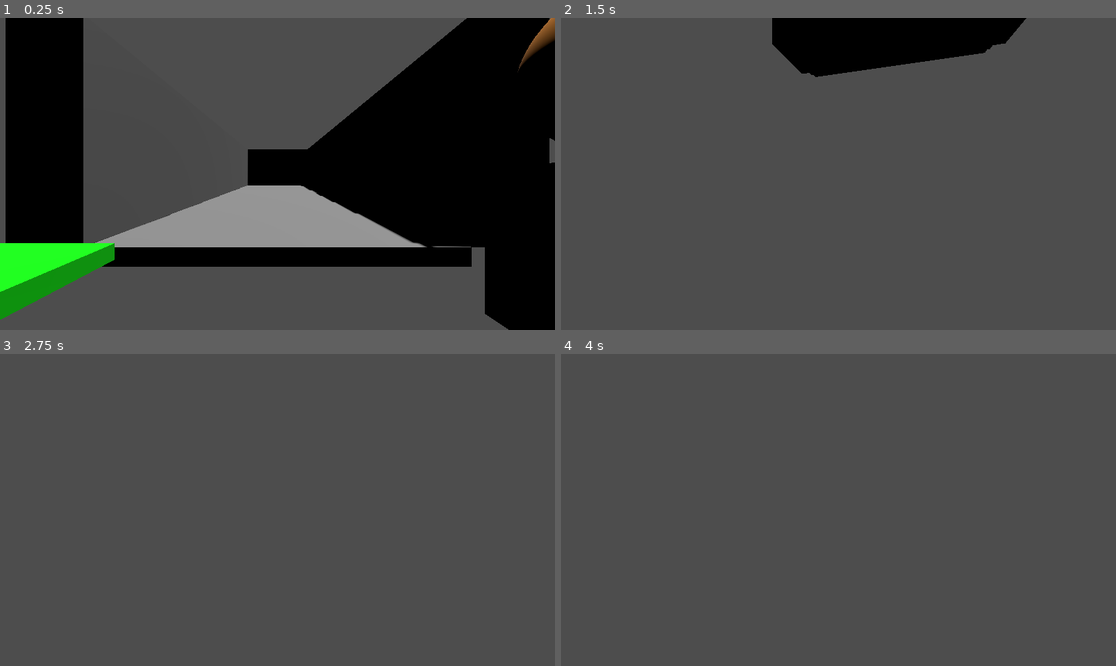
Above: before the commit, frames 1-4 (two rows, left to right).
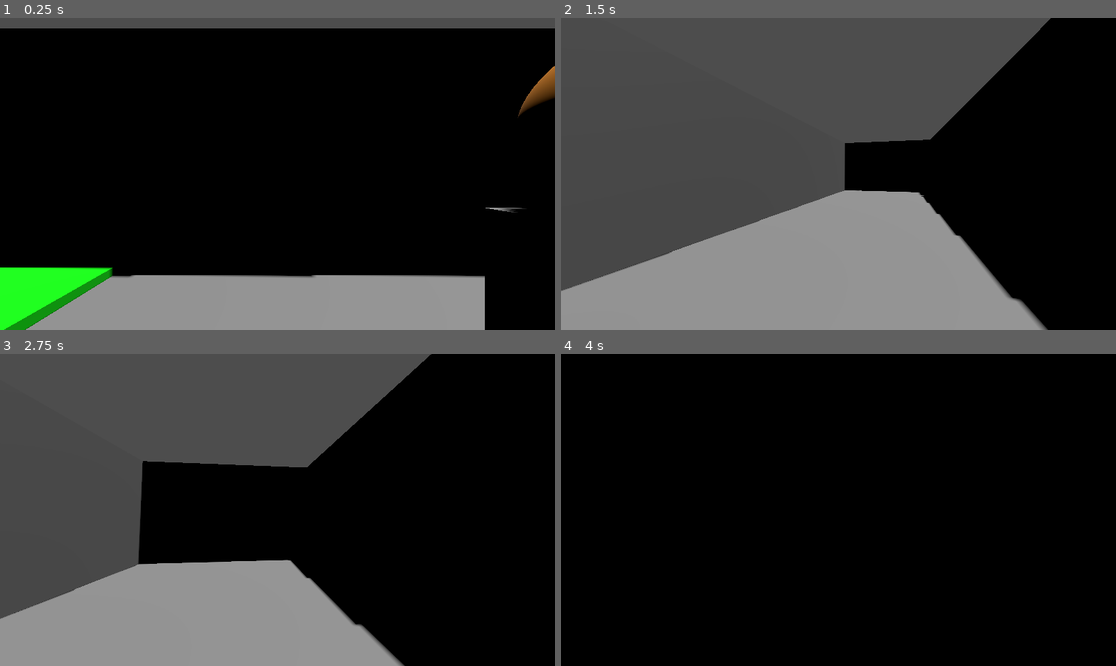
Above: after the commit, the same moments.

Repository: Joan986532/JamAFlot2026
Game: Godot game, scene res://scenes/main.tscn
The game is run twice, just before and just after one commit, with the same random seed, the same clock (stepped at 60 frames per second) and the same inputs.
Inputs (mouse positions are in pixels of both pictures, inside the frame that each line leads up to):
- Up to frame 1 (0.25 s): no input
- Up to frame 2 (1.5 s): tap Enter (ui_accept) at 0.5, 0.77 s; move the mouse to (866, 174) at 0.52 s; press the mouse at (866, 174) at 0.53 s; hold W (input_forward) from 0.53 s (still down); move the mouse to (810, 174) at 1.27 s; release the mouse at (810, 174) at 1.28 s; click (810, 174) at 1.35 s
- Up to frame 3 (2.75 s): keep holding W (input_forward); tap Enter (ui_accept) at 1.52 s; move the mouse to (288, 503) at 2.02 s; press the mouse at (288, 503) at 2.03 s
- Up to frame 4 (4 s): keep holding W (input_forward); move the mouse to (832, 516) at 2.77 s; release the mouse at (832, 516) at 2.78 s; click (832, 516) at 2.85 s; tap Enter (ui_accept) at 3.02, 3.77 s; move the mouse to (877, 513) at 3.52 s; press the mouse at (877, 513) at 3.53 s

The runs differ from the first frame. In frame 1, 56% of the frame differs, in the area x 0-100%, y 0-100%; in frame 2, 59%; in frame 3, 66%; in frame 4, 100%.

Commit message:
add corridor

Diff:
--- a/jam-a-flot-godot/scenes/corridor.tscn
+++ b/jam-a-flot-godot/scenes/corridor.tscn
@@ -1,10 +1,10 @@
 [gd_scene format=3 uid="uid://b72x6grkqaaoa"]
 
 [sub_resource type="BoxShape3D" id="BoxShape3D_f1tnb"]
-size = Vector3(15, 0.253, 5)
+size = Vector3(16, 0.253, 5)
 
 [sub_resource type="BoxMesh" id="BoxMesh_36trf"]
-size = Vector3(15, 0.25, 5)
+size = Vector3(16, 0.25, 5)
 
 [sub_resource type="BoxShape3D" id="BoxShape3D_ffxv4"]
 size = Vector3(15, 3, 1)
--- a/jam-a-flot-godot/scenes/main.tscn
+++ b/jam-a-flot-godot/scenes/main.tscn
@@ -19,13 +19,13 @@
 transform = Transform3D(-0.9767772, -0.029975882, 0.21214998, 0.21185777, 0.01265289, 0.9772186, -0.031977292, 0.9994706, -0.0060084416, 0, 0, 0)
 shadow_enabled = true
 
-[node name="Room" parent="." unique_id=2124256174 instance_placeholder="res://scenes/room.tscn"]
+[node name="Room" parent="." unique_id=463186992 instance=ExtResource("1_0wfyh")]
 
 [node name="Room2" parent="." unique_id=500258555 instance=ExtResource("1_0wfyh")]
-transform = Transform3D(1, 0, 0, 0, 1, 0, 0, 0, 1, 0, 0, -20.587929)
+transform = Transform3D(-1, 0, -8.742278e-08, 0, 1, 0, 8.742278e-08, 0, -1, 0, 0, -20.587929)
 
-[node name="Corridor" parent="." unique_id=463186992 instance=ExtResource("3_tefeu")]
-transform = Transform3D(-4.371139e-08, 0, 1, 0, 1, 0, -1, 0, -4.371139e-08, 0, 0, -10.146082)
+[node name="Corridor" parent="." unique_id=1088568126 instance=ExtResource("3_tefeu")]
+transform = Transform3D(-4.371139e-08, 0, 1, 0, 1, 0, -1, 0, -4.371139e-08, 0, 0, -10.288575)
 
 [node name="CharacterBody3D" parent="." unique_id=434899216 instance=ExtResource("2_sugp2")]
 transform = Transform3D(1, 0, 0, 0, 1, 0, 0, 0, 1, 0, 0.875, 0)
--- a/jam-a-flot-godot/scenes/room.tscn
+++ b/jam-a-flot-godot/scenes/room.tscn
@@ -40,7 +40,13 @@
 size = Vector3(0.25, 3, 2)
 
 [sub_resource type="BoxShape3D" id="BoxShape3D_eom3m"]
-size = Vector3(15, 3, 1)
+size = Vector3(3, 3, 1)
+
+[sub_resource type="BoxMesh" id="BoxMesh_f1tnb"]
+size = Vector3(7, 3, 1)
+
+[sub_resource type="BoxMesh" id="BoxMesh_ffxv4"]
+size = Vector3(3, 3, 1)
 
 [node name="Main" type="Node3D" unique_id=463186992]
 
@@ -144,12 +150,28 @@
 transform = Transform3D(1, 0, 0, 0, 1, 0, 0, 0, 1, -4, 1.5, -1.5)
 mesh = SubResource("BoxMesh_qtoah")
 
-[node name="Wall_North" type="StaticBody3D" parent="." unique_id=725245168]
+[node name="Wall_North_East" type="StaticBody3D" parent="." unique_id=725245168]
 
-[node name="CollisionShape3D" type="CollisionShape3D" parent="Wall_North" unique_id=453282428]
-transform = Transform3D(1, 0, 0, 0, 1, 0, 0, 0, 1, 0, 1.5, -3)
+[node name="CollisionShape3D" type="CollisionShape3D" parent="Wall_North_East" unique_id=453282428]
+transform = Transform3D(1, 0, 0, 0, 1, 0, 0, 0, 1, 5, 1.5, -3)
 shape = SubResource("BoxShape3D_eom3m")
 
-[node name="MeshInstance3D" type="MeshInstance3D" parent="Wall_North" unique_id=1123299383]
+[node name="MeshInstance3D" type="MeshInstance3D" parent="Wall_North_East" unique_id=1123299383]
+transform = Transform3D(1, 0, 0, 0, 1, 0, 0, 0, 1, 5, 1.5, -3)
+mesh = SubResource("BoxMesh_f1tnb")
+
+[node name="Wall_North_West" type="StaticBody3D" parent="." unique_id=1355331895]
+
+[node name="CollisionShape3D" type="CollisionShape3D" parent="Wall_North_West" unique_id=2008095028]
+transform = Transform3D(1, 0, 0, 0, 1, 0, 0, 0, 1, -5, 1.5, -3)
+shape = SubResource("BoxShape3D_eom3m")
+
+[node name="MeshInstance3D" type="MeshInstance3D" parent="Wall_North_West" unique_id=1552464064]
+transform = Transform3D(1, 0, 0, 0, 1, 0, 0, 0, 1, -5, 1.5, -3)
+mesh = SubResource("BoxMesh_f1tnb")
+
+[node name="Wall_North_Mid" type="StaticBody3D" parent="." unique_id=1424755110]
+
+[node name="MeshInstance3D" type="MeshInstance3D" parent="Wall_North_Mid" unique_id=1380041555]
 transform = Transform3D(1, 0, 0, 0, 1, 0, 0, 0, 1, 0, 1.5, -3)
-mesh = SubResource("BoxMesh_85yof")
+mesh = SubResource("BoxMesh_ffxv4")
